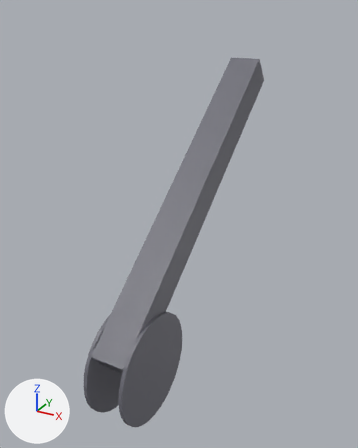
Two versions of the FBX model Assets/Meshes/LowerArm.fbx, one commit apart.
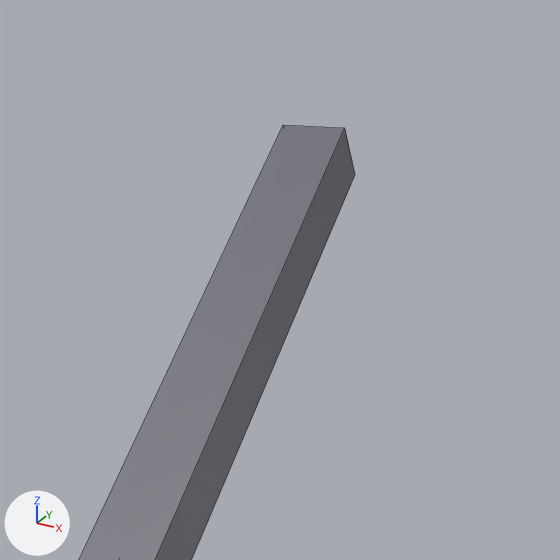
Each version is shown whole from a 50 mm lens placed at (0.502, -0.714, 0.728), pointed at (-0.019, 0.234, 0.254), then close up on the part from 28% to 100% of the width and 0% to 57% of the height. Every picture has the same lights, and +X, +Y and +Z are marked at lower left. The close-ups show mesh edges as thin lines. Where no turn or scale is listed for an object, it has been applied to the vertices. Vertices at the same position are counted once.

Names of what the first close-up shows: 'LowerArm'.
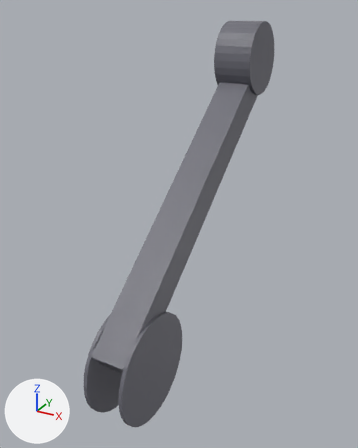
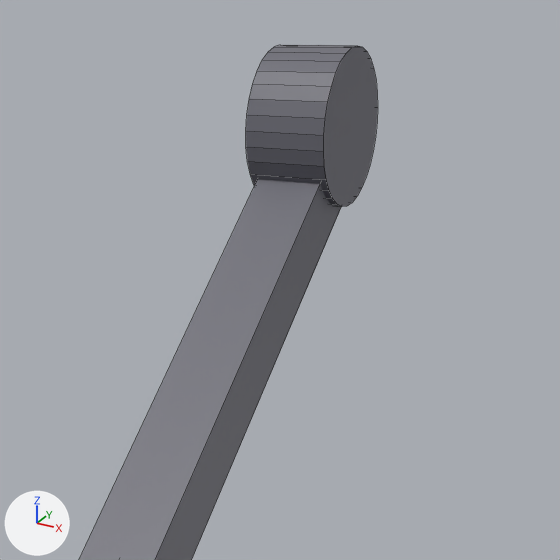
Location of each change, (x1, y1, x2, y2) in pixels of the close-ups (560 x 560 px):
'LowerArm', reshaped: before (79, 125, 355, 560); after (79, 45, 378, 560)
part 1 of me_lowerarm_001, added: after (246, 45, 378, 207)

What the commit changed:
me_lowerarm_001 has 136 vertices, 74 faces and spans x -0.047..0.047, y -0.117..0.6, z -0.107..0.604.
me_lowerarm_001 is used by ob_lowerarm; location (0.0, 0.0, 0.0).
me_lowerarm_001 part 1: a new loose piece, a 32-sided cylinder along x spanning x -0.047..0.047, y 0.466..0.644, z 0.515..0.693, in mat_material_001 (grey #6c6c76).
